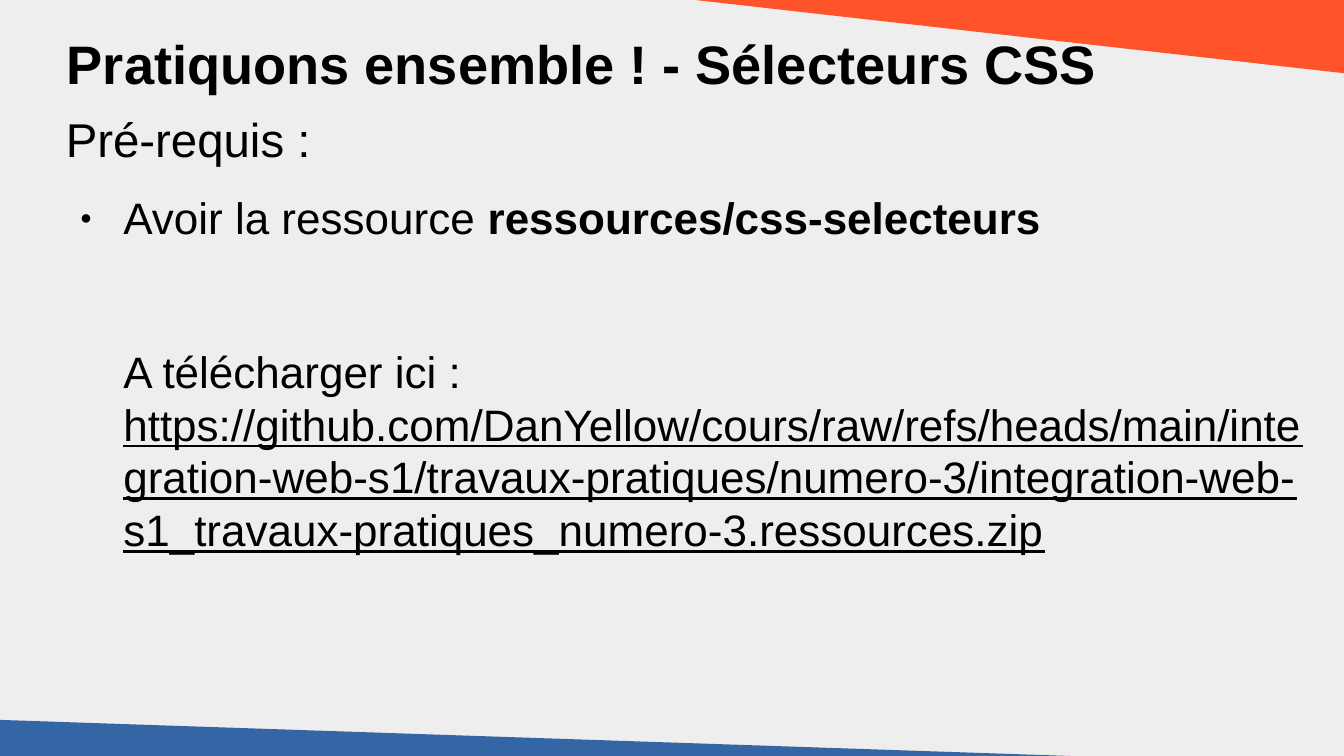
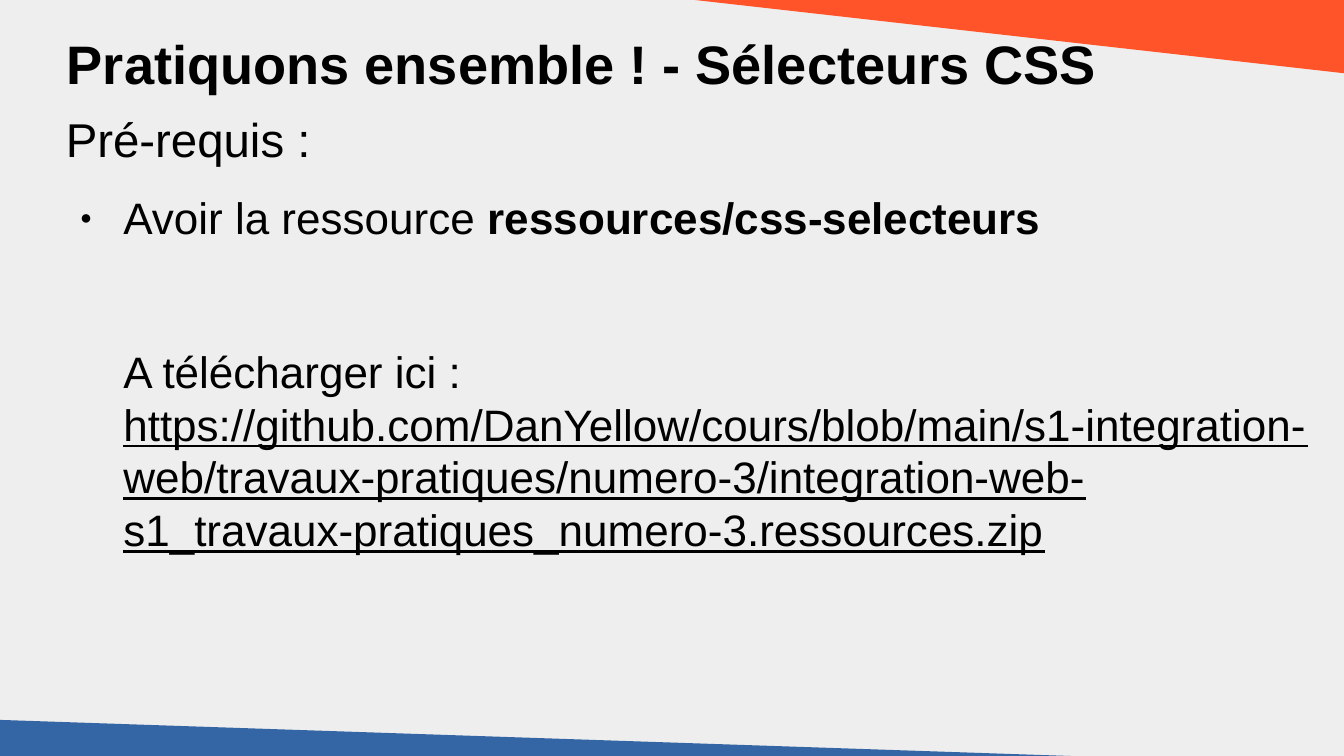
Before and after one commit to DanYellow/cours, a slide deck: slide 51 of s1-integration-web/travaux-pratiques/numero-3/presentation.odp. Drawn at 1344x756 pixels with LibreOffice and Linux fonts; fonts in the diff are those of the drawing. Boxes give left, top, right and bottom in pixels: in the first picture for what was removed or moved away, otherwise in the second. Text is boxed around its words. In the diff, an @@ line names an element or a change of style, - is before the commit and + after.

Commit message:
s1-integration-web@TP#3 - Update slides

```diff
--- a/s1-integration-web/travaux-pratiques/numero-3/presentation.odp
+++ b/s1-integration-web/travaux-pratiques/numero-3/presentation.odp
@@ text at (123,355,1305,555): text changed @@
-A télécharger ici : https://github.com/DanYellow/cours/raw/refs/heads/main/integration-web-s1/travaux-pratiques/numero-3/integration-web-s1_travaux-pratiques_numero-3.ressources.zip
+A télécharger ici : https://github.com/DanYellow/cours/blob/main/s1-integration-web/travaux-pratiques/numero-3/integration-web-s1_travaux-pratiques_numero-3.ressources.zip
```
Also in this commit, not shown: 3 other slides changed, 1 other file.
